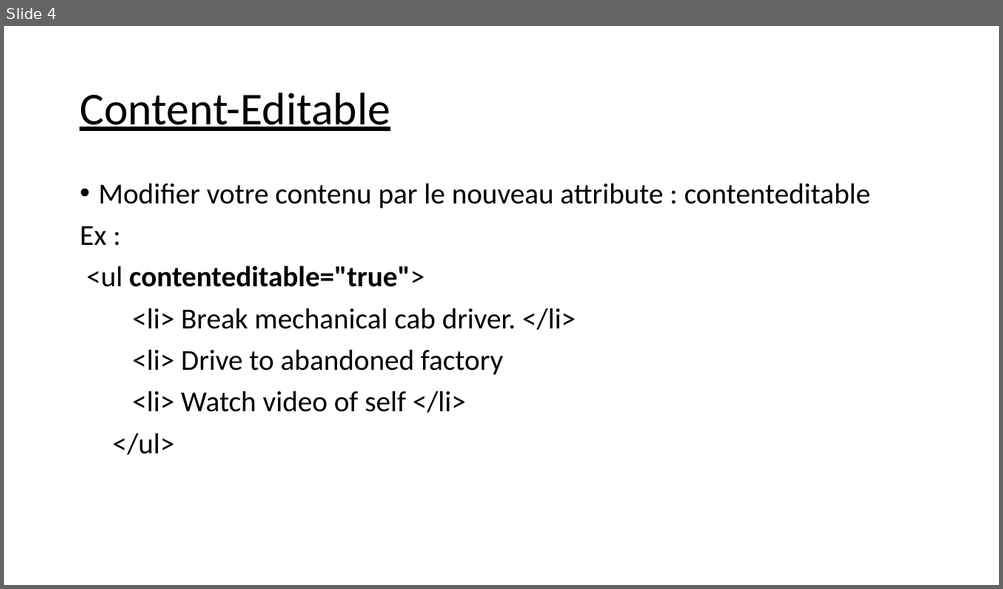
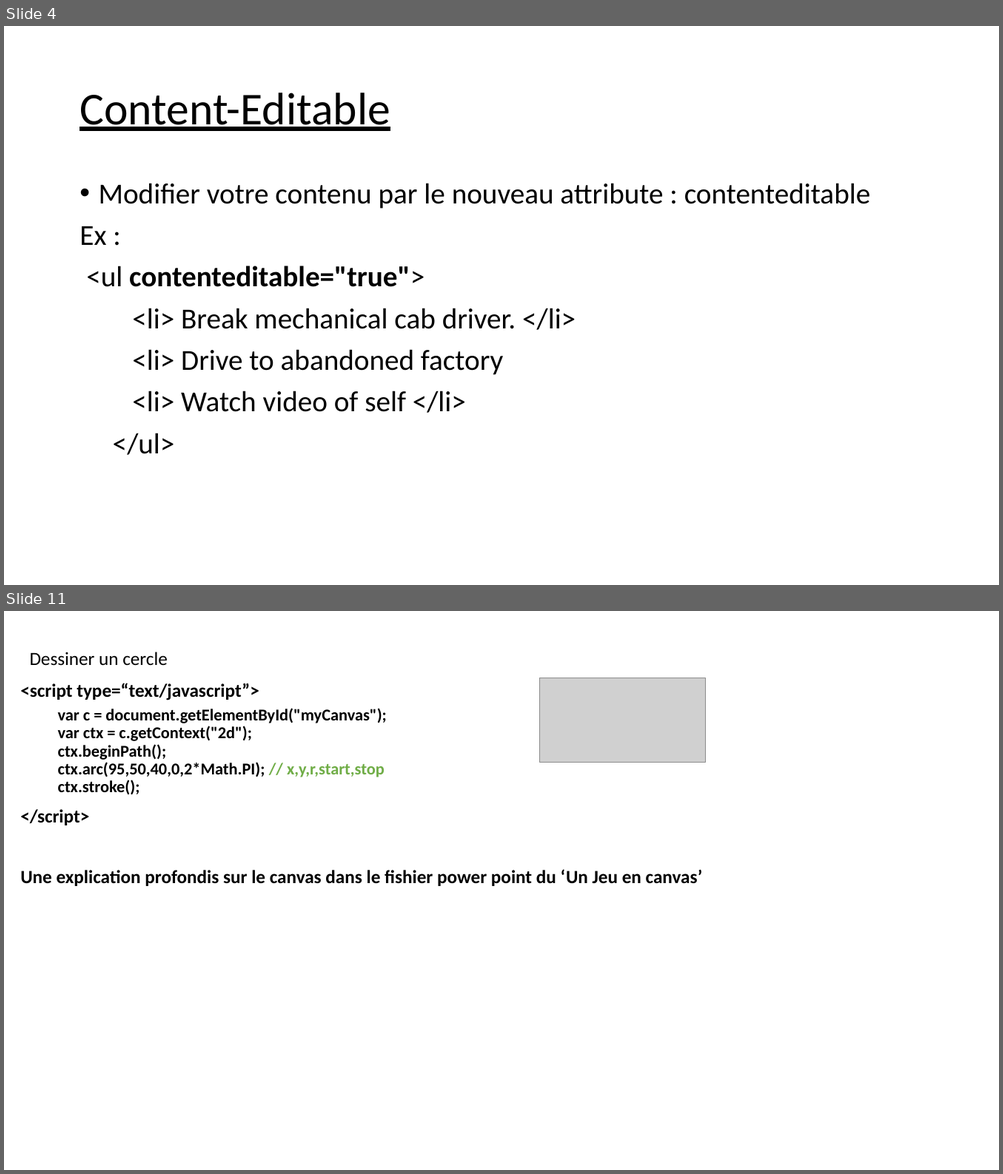
Before and after one commit to balamddine/NewHtml5, a slide deck: Presentation Du HTML5 .pptx. Shown one above the other, each under a label of ours: slide 4 before the commit, slides 4 and 11 after it; the slides between them are not shown. The pictures are 1003x589 and 1003x1174 pixels, drawn with LibreOffice and Linux fonts; fonts in the diff are those of the drawing; grey boxes stand for pictures. Boxes give left, top, right and bottom in pixels: in the first picture for what was removed or moved away, otherwise in the second. Text is boxed around its words. In the diff, an @@ line names an element or a change of style, - is before the commit and + after.

```diff
--- a/Presentation Du HTML5 .pptx
+++ b/Presentation Du HTML5 .pptx
@@ slide 11 added at [4, 611, 999, 1170], background #FFFFFF @@
@@ title added at [30, 652, 168, 666], 18 pt, text #000000 @@
+Dessiner un cercle
@@ text added at [20, 683, 703, 886], 16 pt, text #000000, bold @@
+<script type=“text/javascript”>
+  var c = document.getElementById("myCanvas");
+  var ctx = c.getContext("2d");
+  ctx.beginPath();
+  ctx.arc(95,50,40,0,2*Math.PI); // x,y,r,start,stop
+  ctx.stroke();
+</script>
+Une explication profondis sur le canvas dans le fishier power point du ‘Un Jeu en canvas’
@@ picture added at [540, 678, 706, 763] @@
```
Also in this commit, not shown: 7 other slides added, 1 other file.
